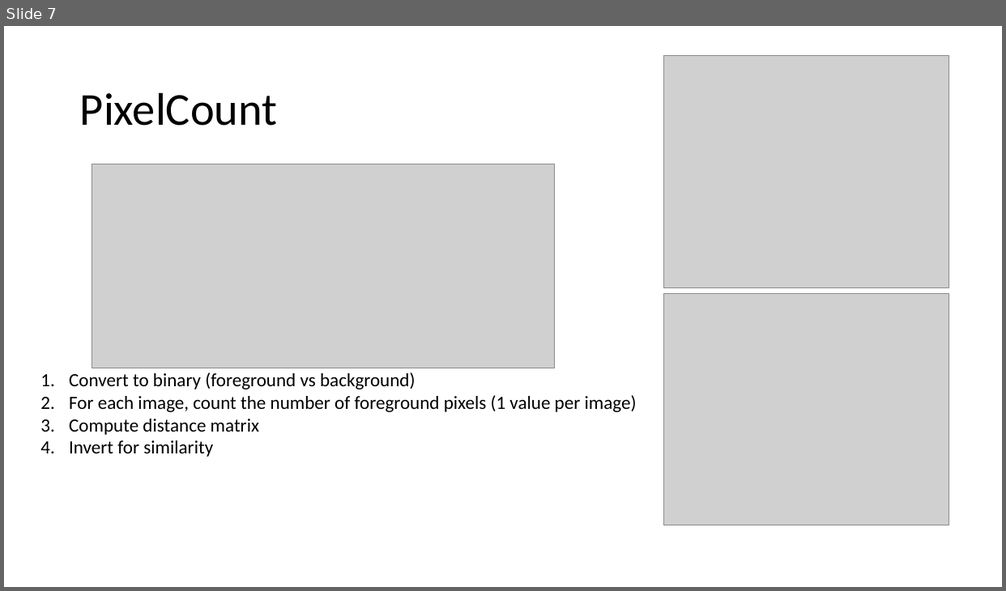
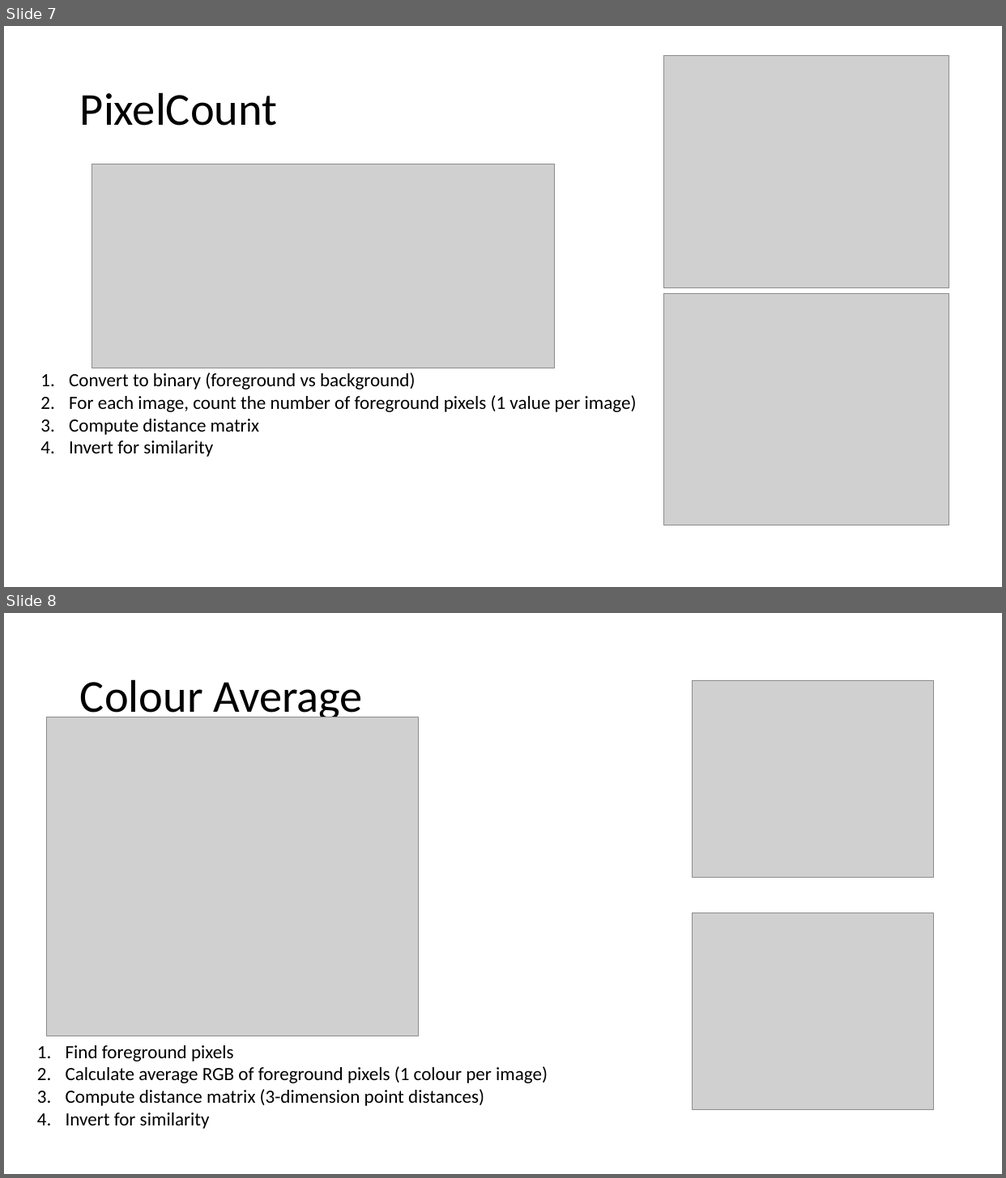
Before and after one commit to CulhamLab/BV-Scripts, a slide deck: RSA/Auxiliary Scripts/Image_Based_Models.pptx. Shown one above the other, each under a label of ours: slide 7 before the commit, slides 7 and 8 after it. The pictures are 1006x591 and 1006x1178 pixels, drawn with LibreOffice and Linux fonts; fonts in the diff are those of the drawing; grey boxes stand for pictures. Boxes give left, top, right and bottom in pixels: in the first picture for what was removed or moved away, otherwise in the second. Text is boxed around its words. In the diff, an @@ line names an element or a change of style, - is before the commit and + after.

```diff
--- a/RSA/Auxiliary Scripts/Image_Based_Models.pptx
+++ b/RSA/Auxiliary Scripts/Image_Based_Models.pptx
@@ slide 8 added at <box>4,613,1002,1174</box>, background #FFFFFF @@
@@ title added at <box>80,679,364,722</box>, 44 pt, text #000000 @@
+Colour Average
@@ picture added at <box>692,681,934,878</box> @@
@@ picture added at <box>47,717,419,1036</box> @@
@@ picture added at <box>692,914,934,1110</box> @@
@@ text added at <box>66,1046,548,1129</box>, 18 pt, text #000000 @@
+1. Find foreground pixels
+2. Calculate average RGB of foreground pixels (1 colour per image)
+3. Compute distance matrix (3-dimension point distances)
+4. Invert for similarity
```
Also in this commit, not shown: 1 slide changed.
